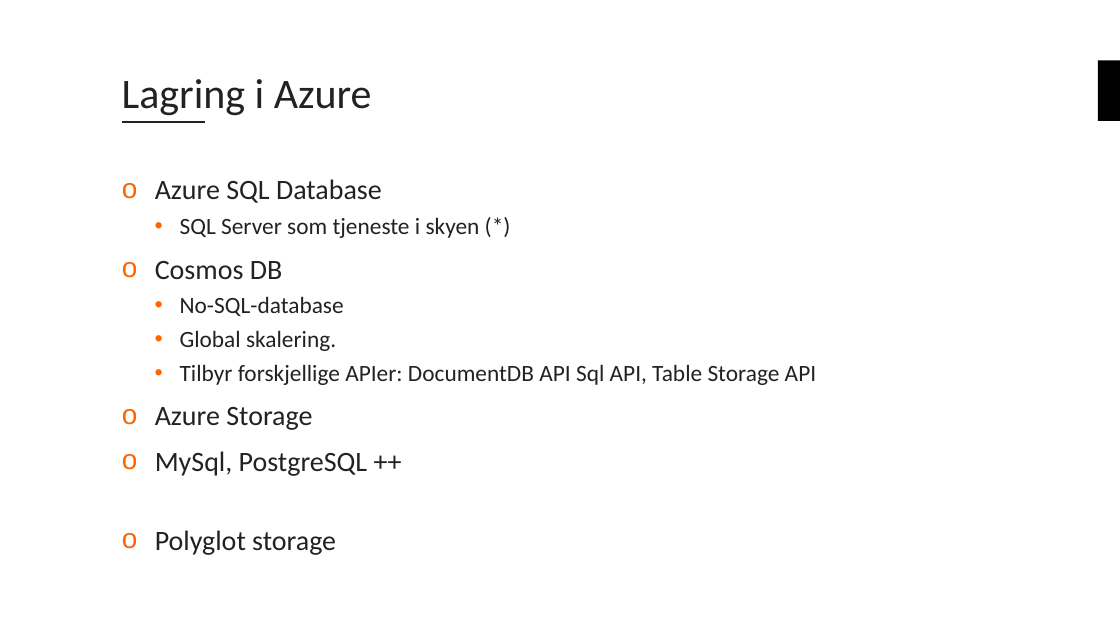
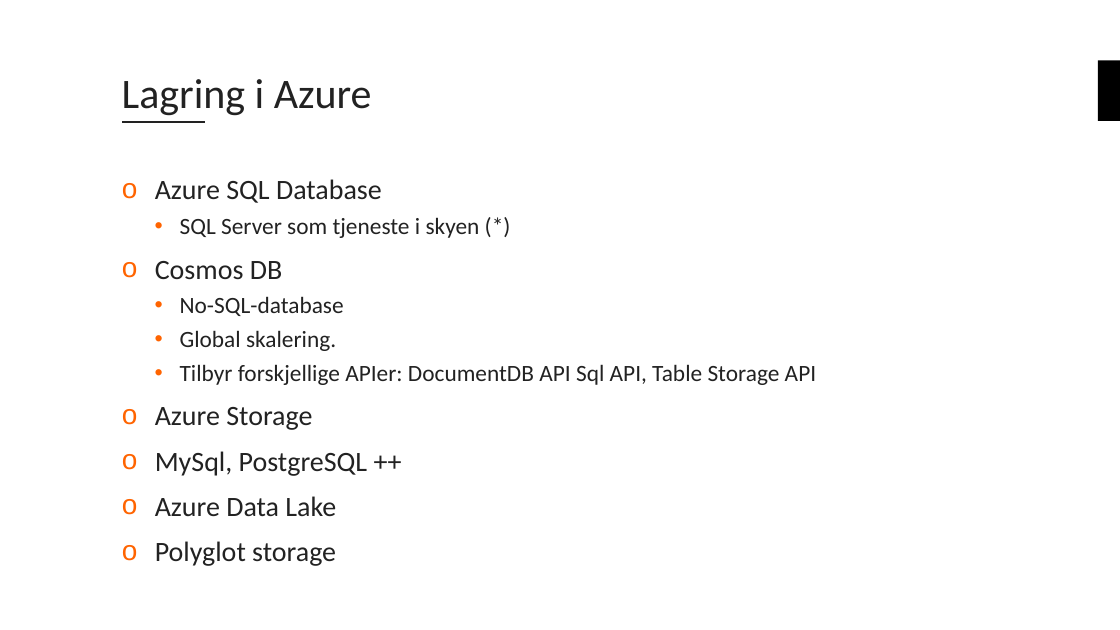
Before and after one commit to bouvet/azure-workshops, a slide deck: slide 23 of Workshop_1/Presentasjon/Azureskolen-Workshop#1.pptx. Drawn at 1120x630 pixels with LibreOffice and Linux fonts; fonts in the diff are those of the drawing; background and template pictures are left out. Boxes give left, top, right and bottom in pixels: in the first picture for what was removed or moved away, otherwise in the second. Text is boxed around its words. In the diff, an @@ line names an element or a change of style, - is before the commit and + after.

```diff
--- a/Workshop_1/Presentasjon/Azureskolen-Workshop#1.pptx
+++ b/Workshop_1/Presentasjon/Azureskolen-Workshop#1.pptx
@@ text at <box>155,496,336,516</box>: paragraph added @@
+o Azure Data Lake
```
Also in this commit, not shown: 1 other slide changed.
